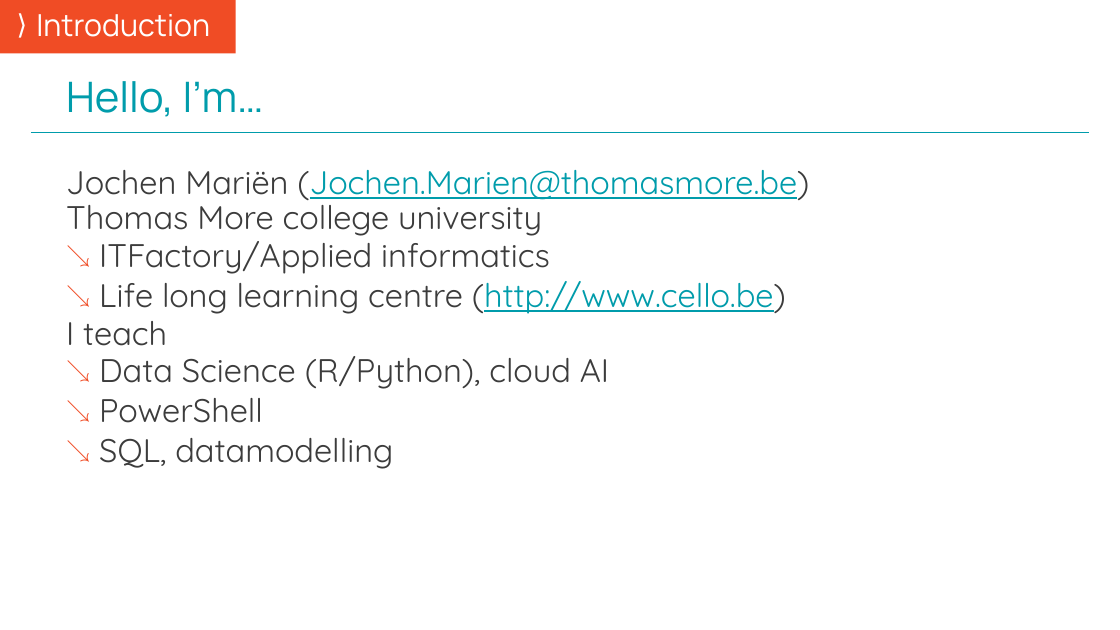
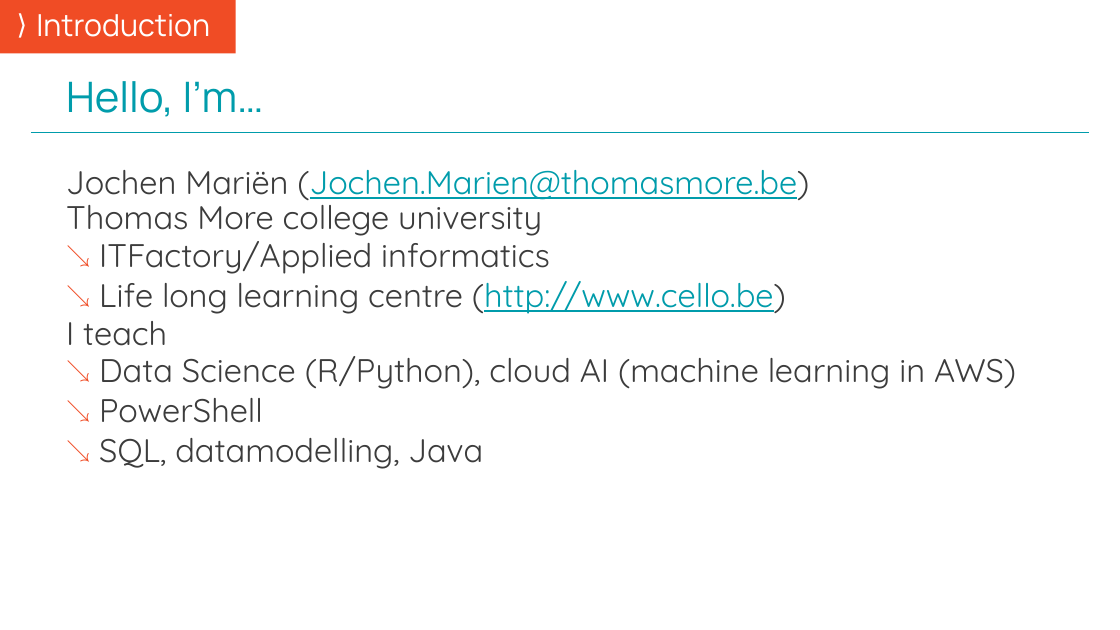
Before and after one commit to mjochen/Cello_AI, a slide deck: slide 2 of ppts/0 - preface.pptx. Drawn at 1120x630 pixels with LibreOffice and Linux fonts; fonts in the diff are those of the drawing. Boxes give left, top, right and bottom in pixels: in the first picture for what was removed or moved away, otherwise in the second. Text is boxed around its words. In the diff, an @@ line names an element or a change of style, - is before the commit and + after.

```diff
--- a/ppts/0 - preface.pptx
+++ b/ppts/0 - preface.pptx
@@ text at (99,356,1016,389): text changed @@
-  ↘ Data Science (R/Python), cloud AI
+  ↘ Data Science (R/Python), cloud AI (machine learning in AWS)
@@ text at (99,438,483,469): text changed @@
-  ↘ SQL, datamodelling
+  ↘ SQL, datamodelling, Java
```
Also in this commit, not shown: 2 other slides changed, 1 other file.
